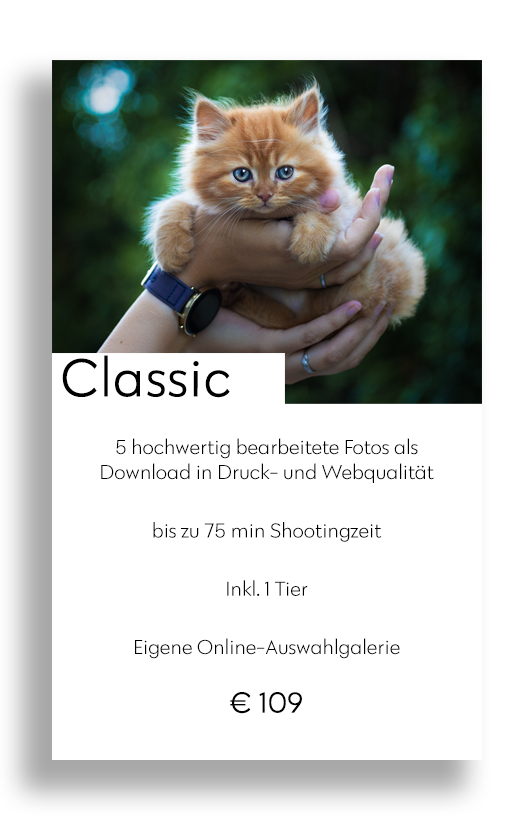
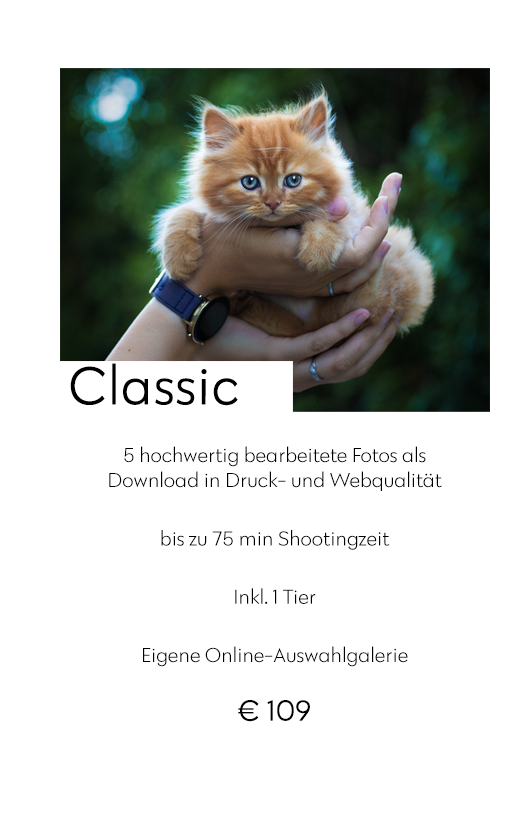
Layer changes from the first (532, 825) image to the second:
hid "Ebene 9" over 52, 60, 482, 722
showed group "classic" (3 layers) over 60, 361, 442, 722
moved "Ebene 8" out of group "pics" over 60, 68, 490, 412
showed "hintergrund text" over 60, 406, 490, 768
